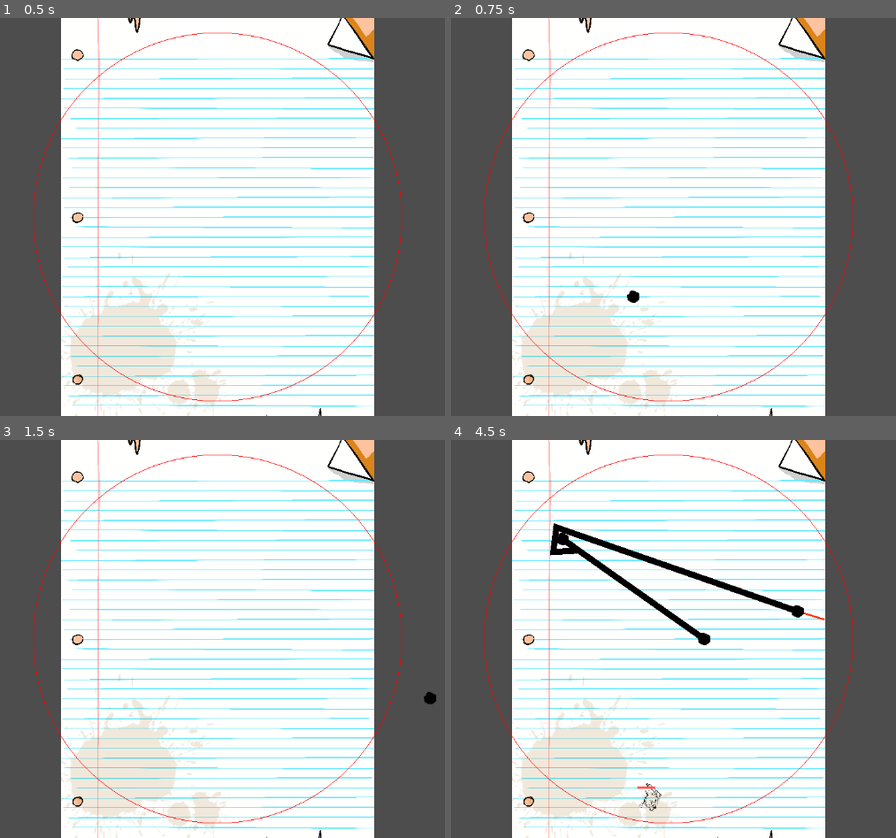
Above: before the commit, frames 1-4 (two rows, left to right).
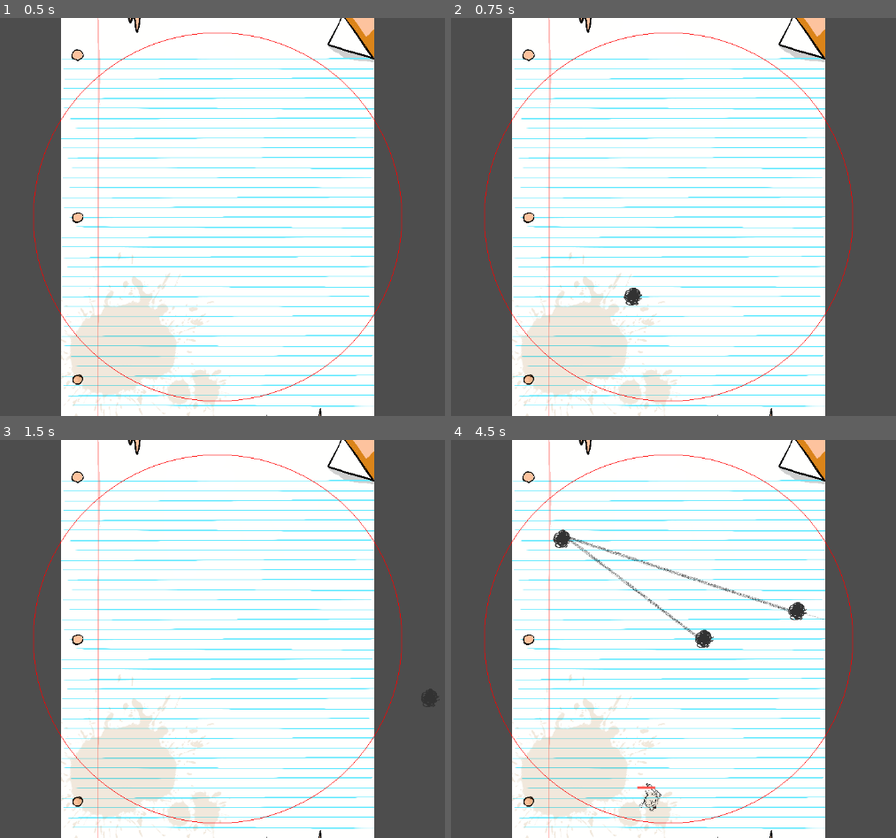
Above: after the commit, the same moments.

Repository: gnorris55/LudumDare
Game: Godot game, scene res://scenes/graeme_scene.tscn
Two runs of this game, one before a commit and one after it. Both use one fixed random seed, a clock stepped at 60 frames per second and the inputs below. This scene is started directly instead of the project's main scene.
Inputs (mouse positions are in pixels of both pictures, inside the frame that each line leads up to):
- Up to frame 1 (0.5 s): no input
- Up to frame 2 (0.75 s): tap Enter at 0.5 s; move the mouse to (633, 296) at 0.52 s; click (633, 296) at 0.6 s
- Up to frame 3 (1.5 s): tap Space (finish shape) at 1.25 s; move the mouse to (431, 698) at 1.27 s; click (431, 698) at 1.35 s
- Up to frame 4 (4.5 s): tap Enter at 2 s; move the mouse to (455, 579) at 2.02 s; hold Space (finish shape) 2.03-2.78 s; click (455, 579) at 2.3 s; move the mouse to (704, 639) at 2.77 s; tap L at 2.85 s; click (704, 639) at 3.05 s; move the mouse to (562, 539) at 3.52 s; click (562, 539) at 3.6 s; move the mouse to (824, 619) at 4.27 s; click (824, 619) at 4.35 s

Frame 1 is identical in both runs. In frame 2, 0.1% of the frame differs, in the area x 38-43%, y 67-73%; in frame 3, less than 0.1%; in frame 4, 2.3%, in the area x 22-85%, y 20-53%.

Commit message:
textured lines

Diff:
--- a/project.godot
+++ b/project.godot
@@ -12,7 +12,7 @@
 
 config/name="Game Jam"
 run/main_scene="res://scenes/main.tscn"
-config/features=PackedStringArray("4.3", "GL Compatibility")
+config/features=PackedStringArray("4.0", "GL Compatibility")
 config/icon="res://icon.svg"
 
 [display]
@@ -23,14 +23,14 @@
 
 "add point"={
 "deadzone": 0.5,
-"events": [Object(InputEventMouseButton,"resource_local_to_s …(205 unchanged characters)… r2(0, 0),"factor":1.0,"button_index":1,"canceled":false,"pressed":false,"double_click":false,"script":null)
+"events": [Object(InputEventMouseButton,"resource_local_to_s …(205 unchanged characters)… r2(0, 0),"factor":1.0,"button_index":1,"pressed":false,"double_click":false,"script":null)
 ]
 }
 "finish shape"={
 "deadzone": 0.5,
-"events": [Object(InputEventKey,"resource_local_to_scene":fa …(171 unchanged characters)… keycode":32,"key_label":0,"unicode":32,"location":0,"echo":false,"script":null)
-, Object(InputEventKey,"resource_local_to_scene":false,"reso …(166 unchanged characters)… ode":4194309,"key_label":0,"unicode":0,"location":0,"echo":false,"script":null)
-, Object(InputEventMouseButton,"resource_local_to_scene":fal …(202 unchanged characters)… 538, 99),"factor":1.0,"button_index":2,"canceled":false,"pressed":true,"double_click":false,"script":null)
+"events": [Object(InputEventKey,"resource_local_to_scene":fa …(171 unchanged characters)… keycode":32,"key_label":0,"unicode":32,"echo":false,"script":null)
+, Object(InputEventKey,"resource_local_to_scene":false,"reso …(166 unchanged characters)… ode":4194309,"key_label":0,"unicode":0,"echo":false,"script":null)
+, Object(InputEventMouseButton,"resource_local_to_scene":fal …(202 unchanged characters)… 538, 99),"factor":1.0,"button_index":2,"pressed":true,"double_click":false,"script":null)
 ]
 }
 
--- a/scenes/main.tscn
+++ b/scenes/main.tscn
@@ -1,16 +1,18 @@
-[gd_scene load_steps=6 format=3 uid="uid://bfc7t4j2i2545"]
+[gd_scene load_steps=7 format=3 uid="uid://bfc7t4j2i2545"]
 
 [ext_resource type="Script" path="res://scripts/main.gd" id="1_u55vt"]
 [ext_resource type="PackedScene" uid="uid://bjn5fds0icbo8" path="res://scenes/Player Overlay.tscn" id="2_ndwl4"]
-
-[gd_scene load_steps=2 format=3 uid="uid://bfc7t4j2i2545"]
-
 [ext_resource type="PackedScene" uid="uid://be7uspxq4t2yh" path="res://scenes/enemies/enemy_manager.tscn" id="3_jcesg"]
 [ext_resource type="PackedScene" uid="uid://ohjudx156572" path="res://scenes/Game Over.tscn" id="4_2d62t"]
 [ext_resource type="PackedScene" uid="uid://cvych7c63qrr0" path="res://scenes/shape_drawing/shape_controller.tscn" id="5_m0qe0"]
+[ext_resource type="Texture2D" uid="uid://cgucoafysk03o" path="res://assets/sprites/paper_background.png" id="6_l2sf5"]
 
 [node name="main" type="Node2D"]
 script = ExtResource("1_u55vt")
+
+[node name="Sprite2D" type="Sprite2D" parent="."]
+scale = Vector2(0.3, 0.3)
+texture = ExtResource("6_l2sf5")
 
 [node name="Player Overlay" parent="." instance=ExtResource("2_ndwl4")]
 position = Vector2(0, -4)
@@ -34,7 +36,3 @@
 
 [connection signal="squeedDied" from="Player Overlay" to="GameOver" method="_on_player_overlay_squeed_died"]
 [connection signal="pressed_retry" from="GameOver" to="Player Overlay" method="_on_game_over_pressed_retry"]
-
-[node name="enemy_manager" parent="." instance=ExtResource("3_jcesg")]
-
-[node name="Camera2D" type="Camera2D" parent="."]
--- a/scenes/shape_drawing/Line2D.gd
+++ b/scenes/shape_drawing/Line2D.gd
@@ -13,12 +13,21 @@
 	pass
 
 func set_wobble(points1,theta):
-	clear_points()
+#	clear_points()
+	var i = 0
 	for point in points1:
-		point.x += 10*sin(wobble_speed*theta)#10*rng.randi_range(-100,100)/100#sin(100*delta)#rng.randi_range(-5,5)
-		point.y += 10*sin(wobble_speed*theta)
-#		print(sin(30*delta))
-		add_point(point)
+		if rng.randi_range(0,25) == 0:
+#			point.x += rng.randi_range(-20,20)#10*sin(wobble_speed*theta)#10*rng.randi_range(-100,100)/100#sin(100*delta)#rng.randi_range(-5,5)
+#			point.y += rng.randi_range(-20,20)#10*sin(wobble_speed*theta)
+			print(points)
+			points[i].x = point.x +rng.randi_range(-5,5)
+			points[i].y = point.y +rng.randi_range(-5,5)
+		i+=1
+#	for point in points1:
+#		point.x += 10*sin(wobble_speed*theta)#10*rng.randi_range(-100,100)/100#sin(100*delta)#rng.randi_range(-5,5)
+#		point.y += 10*sin(wobble_speed*theta)
+##		print(sin(30*delta))
+#		add_point(point)
 	#points = points1
 func set_intermitant_points(points1):
 	var i = 0
--- a/scenes/shape_drawing/dot.tscn
+++ b/scenes/shape_drawing/dot.tscn
@@ -1,6 +1,7 @@
 [gd_scene load_steps=2 format=3 uid="uid://co0et8vgqkfn2"]
 
-[ext_resource type="Texture2D" uid="uid://bjql3pyt76b2v" path="res://assets/sprites/dot.png" id="1_j0sqn"]
+[ext_resource type="Texture2D" uid="uid://cl6bgfng011q3" path="res://assets/sprites/scirbble_dot.png" id="1_wh7v1"]
 
 [node name="dot" type="Sprite2D"]
-texture = ExtResource("1_j0sqn")
+scale = Vector2(0.3, 0.3)
+texture = ExtResource("1_wh7v1")
--- a/scenes/shape_drawing/shape_controller.tscn
+++ b/scenes/shape_drawing/shape_controller.tscn
@@ -13,18 +13,30 @@
 [node name="shape_controller" type="Node2D"]
 script = ExtResource("1_1y3rn")
 
+[node name="drawing_line" type="Line2D" parent="."]
+visible = false
+points = PackedVector2Array(227, 120, 459, 162)
+width = 3.0
+default_color = Color(0, 0, 0, 0.701961)
+texture = ExtResource("2_kq50q")
+texture_mode = 1
+
 [node name="Line2D" type="Line2D" parent="."]
 texture_repeat = 2
+width = 5.0
 default_color = Color(0, 0, 0, 1)
+texture = ExtResource("2_kq50q")
 texture_mode = 1
+joint_mode = 2
 script = ExtResource("3_10msf")
 
 [node name="slash_line" type="Line2D" parent="."]
+visible = false
 
 [node name="Polygon2D" type="Polygon2D" parent="."]
 texture_repeat = 2
-color = Color(1, 0, 1, 0)
-texture = ExtResource("3_c5l7c")
+color = Color(0.960784, 0.439216, 0.396078, 0.403922)
+texture = ExtResource("2_kq50q")
 
 [node name="bomb" type="Area2D" parent="."]
 
@@ -50,7 +62,7 @@
 autostart = true
 
 [node name="kill_zone_delay" type="Timer" parent="."]
-wait_time = 0.1
+wait_time = 0.5
 one_shot = true
 autostart = true
 
--- a/scripts/shape_controller.gd
+++ b/scripts/shape_controller.gd
@@ -7,6 +7,7 @@
 var attacking = false
 const MAX_DIST = 400
 var theta = 0
+var rng = RandomNumberGenerator.new()
 # Called when the node enters the scene tree for the first time.
 func _ready():
 	#$Line2D.texture = load("res://assets/sprites/dot.png")
@@ -16,39 +17,44 @@
 const OVERSHOT_LINE_SCENE = preload("res://scenes/shape_drawing/overshot_line.tscn")
 # Called every frame. 'delta' is the elapsed time since the previous frame.
 func _process(delta):
-
+	if rng.randi_range(0,10) == 0:
+		$Polygon2D.visible = true
+	if rng.randi_range(0,10) == 0:
+		$Polygon2D.visible = false
 	if attacking:
-		$Polygon2D.color[3] += delta/2
-	#theta += delta
-	#$Line2D.set_wobble(points,theta)
+		$Polygon2D.color[3] += delta*3
+	else:
+		theta += delta
+		$Line2D.set_wobble(points,theta)
 	if Input.is_action_just_pressed("add point"):
-		var size = get_viewport().size
 		var point = get_global_mouse_position()
 		if len(points):
 			var overshot_point = point
 			var p1 = points[len(points)-1]
 			var v2 = point -p1
-			v2 = v2.limit_length(MAX_DIST)#)
+			v2 = v2.limit_length(MAX_DIST)#
 			point = p1 + v2
-			var overshot_line = OVERSHOT_LINE_SCENE.instantiate()
-			overshot_lines.append(overshot_line)
-			overshot_line.add_point(point)
-			overshot_line.add_point(overshot_point)
-			add_child(overshot_line)
+#			var overshot_line = OVERSHOT_LINE_SCENE.instantiate()
+#			overshot_lines.append(overshot_line)
+#			overshot_line.add_point(point)
+#			overshot_line.add_point(overshot_point)
+#			add_child(overshot_line)
 
-			#$Line2D
-			#if points[len(points)-1].distance_to(point) >= MAX_DIST:
-
-				#we want to create a vector from point 1 to point 2 and then set magnitude to max distance
-
+		$drawing_line.visible = true
+		$drawing_line.set_point_position(0,point)# = point
 		points.append(point)
-		if len(points):
-			$Line2D.set_intermitant_points(points)
+#		if len(points):
+#			$Line2D.set_intermitant_points(points)
+		#if len(points) < 2:
 		var dot = DOT_SCENE.instantiate()
 		add_child(dot)
 		dots.append(dot)
 		dot.position = point
 		$Line2D.add_point(point)
+	if len(points):
+		$drawing_line.set_point_position(1,get_global_mouse_position())
+	else:
+		$drawing_line.visible = false
 
 	if Input.is_action_pressed("finish shape"):
 		finish_shape()
@@ -114,19 +120,23 @@
 
 
 #func _on_collision_polygon_2d_child_entered_tree(node):
-
+func damage_enemies(area,damage):
+	if (area.get_parent() != null and area.get_parent() != AnimatedSprite2D):
+		if (area.get_parent().name != "Squeed"):
+			area.get_parent().take_damage(damage)
 
 func _on_area_2d_area_entered(area):
 	#if area.name == "vaporize":
 		#do shit
 	#print(area)
+	damage_enemies(area,40)
 
 	print(area.name)
 	print("colision with an enemy")
 
 	print(area.get_parent())
-	if (area.get_parent() != null):
-		area.get_parent().take_damage(40)
+#	try:
+
 
 	#pass # Replace with function body.
 
@@ -135,9 +145,12 @@
 func _on_bomb_area_entered(area):
 	print(area.name)
 	print("bomb")
+	damage_enemies(area,100)
+
 	#pass # Replace with function body.
 
 
 func _on_slash_area_entered(area):
 	print("slash")
+	damage_enemies(area,100)
 	#pass # Replace with function body.
Binary file added: assets/sprites/scirbble_dot.png
Not shown, added: assets/sprites/scirbble_dot.png.import
Not shown: 1 places in scenes/shape_drawing/shape_controller.tscn that only renumber resources
